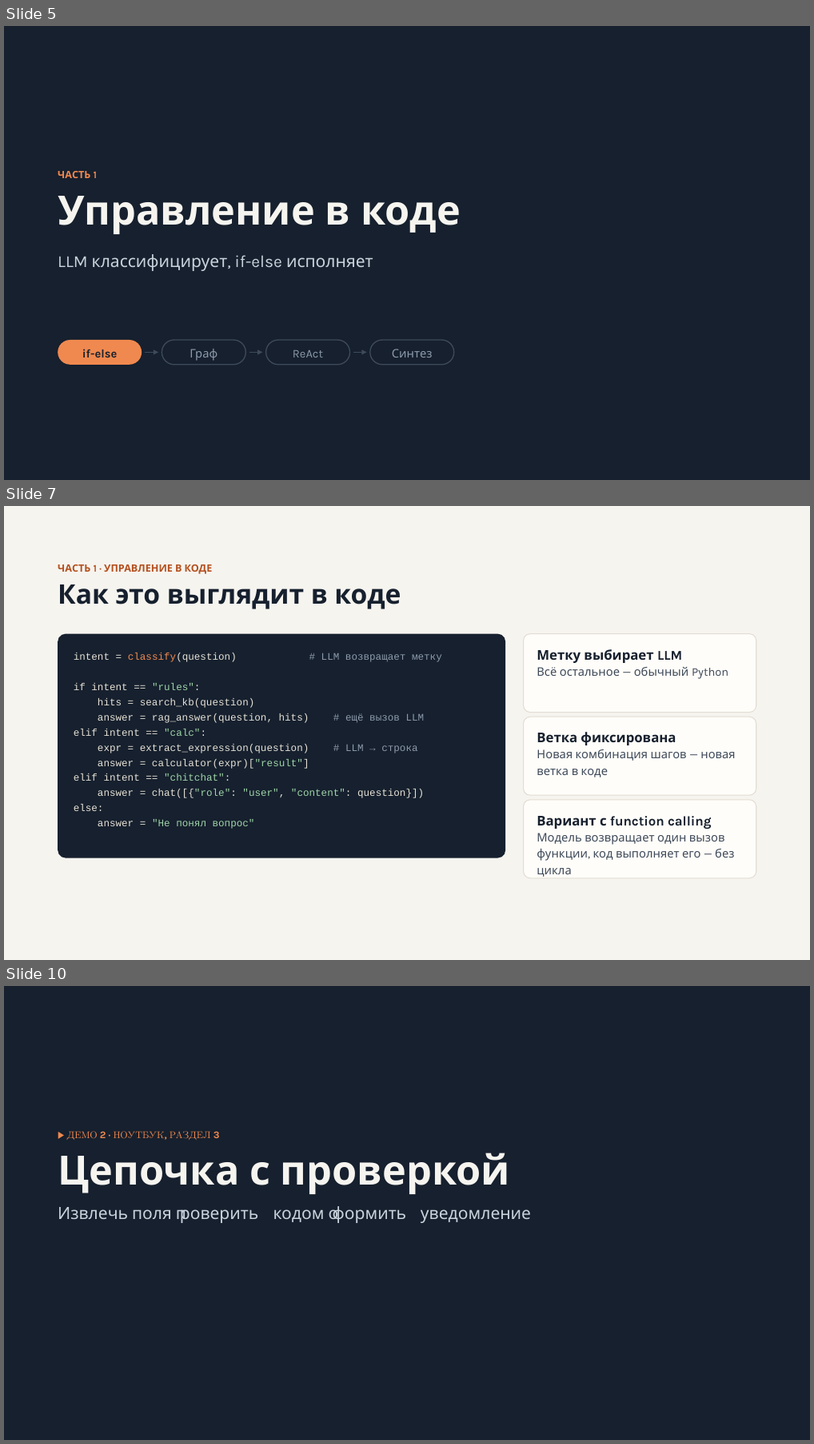
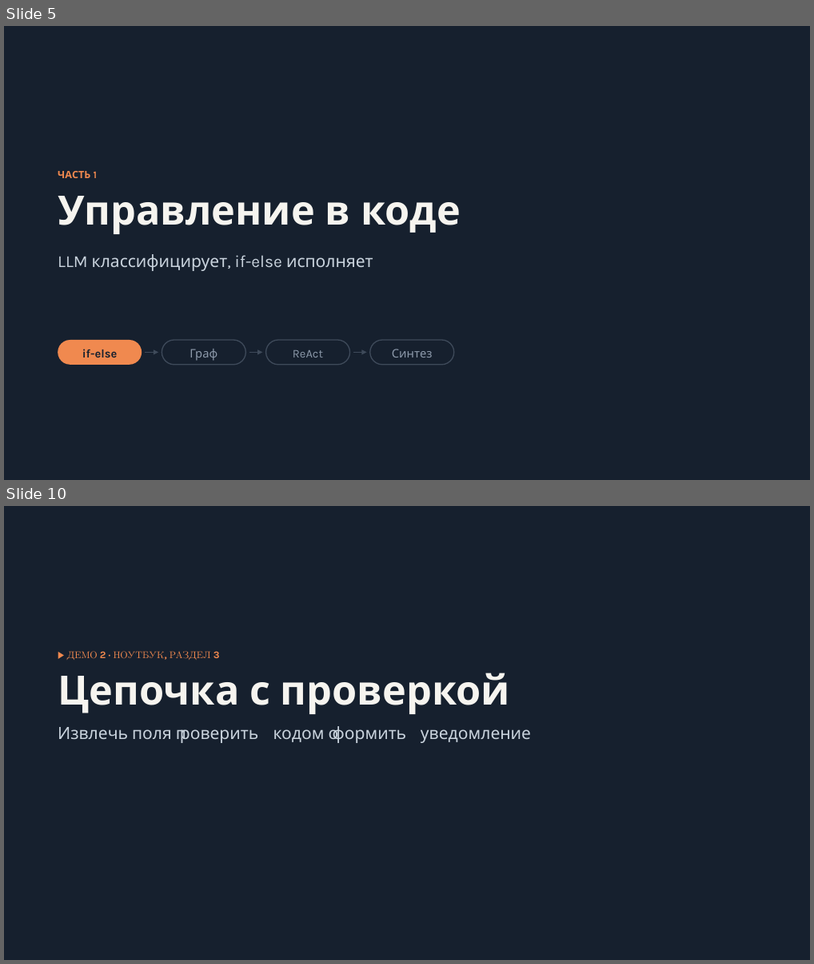
Before and after one commit to chernyatiev/llm_apps_course, a slide deck: lesson_4/Управление потоком исполнения LLM приложения.pptx. Shown one above the other, each under a label of ours: slides 5, 7 and 10 before the commit, slides 5 and 10 after it; the slides between them are not shown. The pictures are 814x1444 and 814x964 pixels, drawn with LibreOffice and Linux fonts; fonts in the diff are those of the drawing. Boxes give left, top, right and bottom in pixels: in the first picture for what was removed or moved away, otherwise in the second. Text is boxed around its words. In the diff, an @@ line names an element or a change of style, - is before the commit and + after.

```diff
--- a/lesson_4/Управление потоком исполнения LLM приложения.pptx
+++ b/lesson_4/Управление потоком исполнения LLM приложения.pptx
@@ slide 7 removed at (4,506,810,960), background #F6F4EF @@
@@ text removed at (58,564,213,574) @@
-ЧАСТЬ 1 · УПРАВЛЕНИЕ В КОДЕ
@@ text removed at (58,584,401,609) @@
-Как это выглядит в коде
@@ rounded rectangle removed at (58,634,506,857) @@
@@ rounded rectangle removed at (524,634,757,712) @@
@@ text removed at (537,649,682,663) @@
-Метку выбирает LLM
@@ text removed at (74,652,442,828) @@
-intent = classify(question) # LLM возвращает метку
-if intent == "rules":
-hits = search_kb(question)
-answer = rag_answer(question, hits) # ещё вызов LLM
-elif intent == "calc":
-expr = extract_expression(question) # LLM → строка
-answer = calculator(expr)["result"]
-elif intent == "chitchat":
-answer = chat([{"role": "user", "content": question}])
-else:
-answer = "Не понял вопрос"
@@ text removed at (537,667,729,679) @@
-Всё остальное — обычный Python
@@ rounded rectangle removed at (524,716,757,795) @@
@@ text removed at (537,732,676,745) @@
-Ветка фиксирована
@@ text removed at (537,749,735,777) @@
-Новая комбинация шагов — новая ветка в коде
@@ rounded rectangle removed at (524,800,757,878) @@
@@ text removed at (537,816,712,829) @@
-Вариант с function calling
@@ text removed at (537,832,734,860) @@
-Модель возвращает один вызов функции, код выполняет его — без цикла
```
Also in this commit, not shown: 4 slides changed, 1 slide added, 12 other files.
